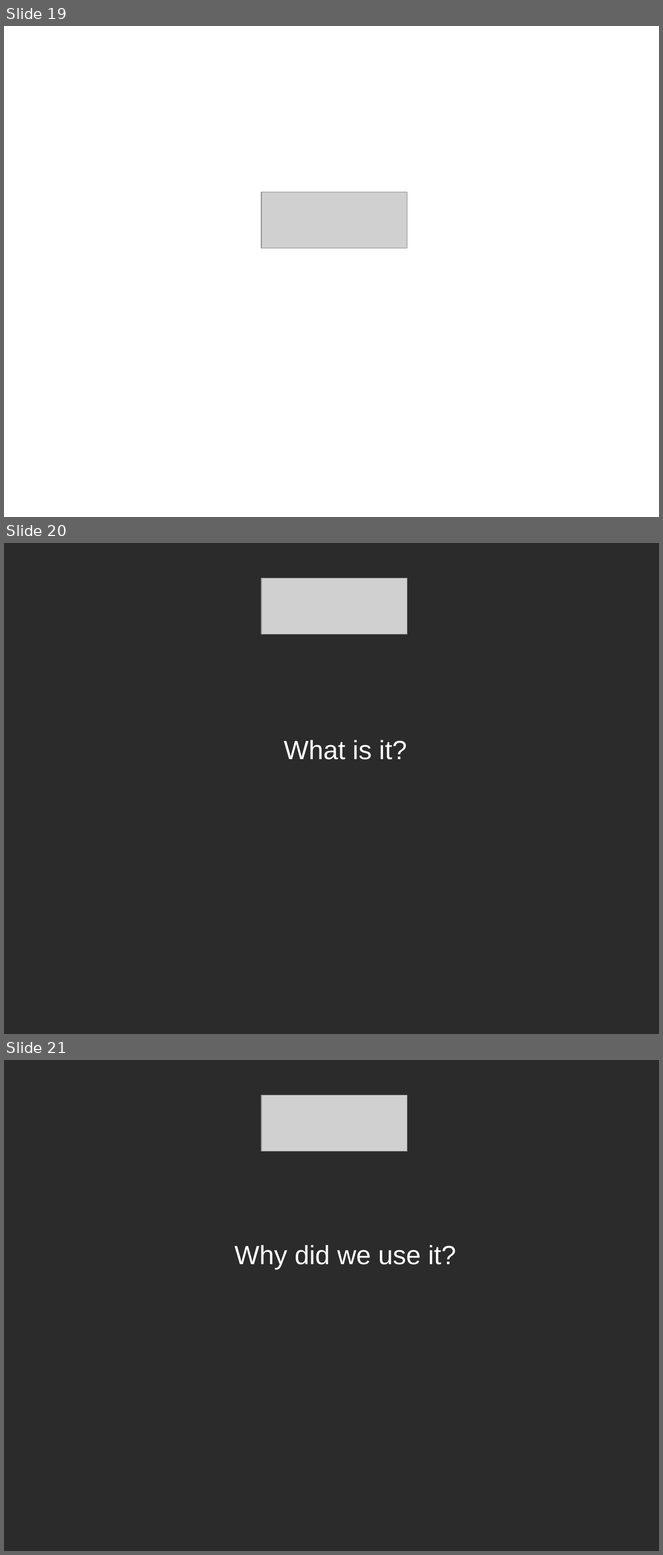
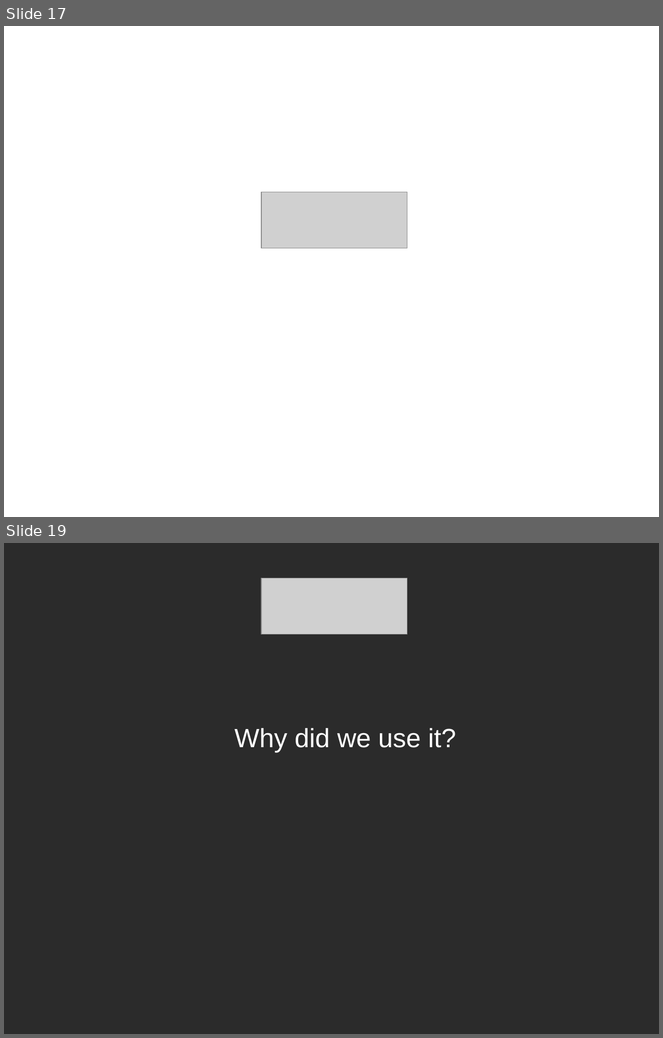
Before and after one commit to ruebot/SuperConference-2011---Cloud-computing, a slide deck: sc-2011-local-clouds.odp. Shown one above the other, each under a label of ours: slides 19, 20 and 21 before the commit, slides 17 and 19 after it; the slides between them are not shown. The pictures are 663x1555 and 663x1038 pixels, drawn with LibreOffice and Linux fonts; fonts in the diff are those of the drawing; grey boxes stand for pictures; background and template pictures are left out; a plain dark background stands for a picture behind light text. Boxes give left, top, right and bottom in pixels: in the first picture for what was removed or moved away, otherwise in the second. Text is boxed around its words. In the diff, an @@ line names an element or a change of style, - is before the commit and + after.

```diff
--- a/sc-2011-local-clouds.odp
+++ b/sc-2011-local-clouds.odp
@@ slide 20 removed at (4, 543, 659, 1034), background picture (left out) @@
@@ picture removed at (261, 578, 408, 635) @@
@@ text removed at (284, 740, 407, 760) @@
-What is it?
@@ what was slide 19 is now slide 17 @@
@@ what was slide 21 is now slide 19 @@
```
Also in this commit, not shown: 1 other slide removed, 1 other file.
